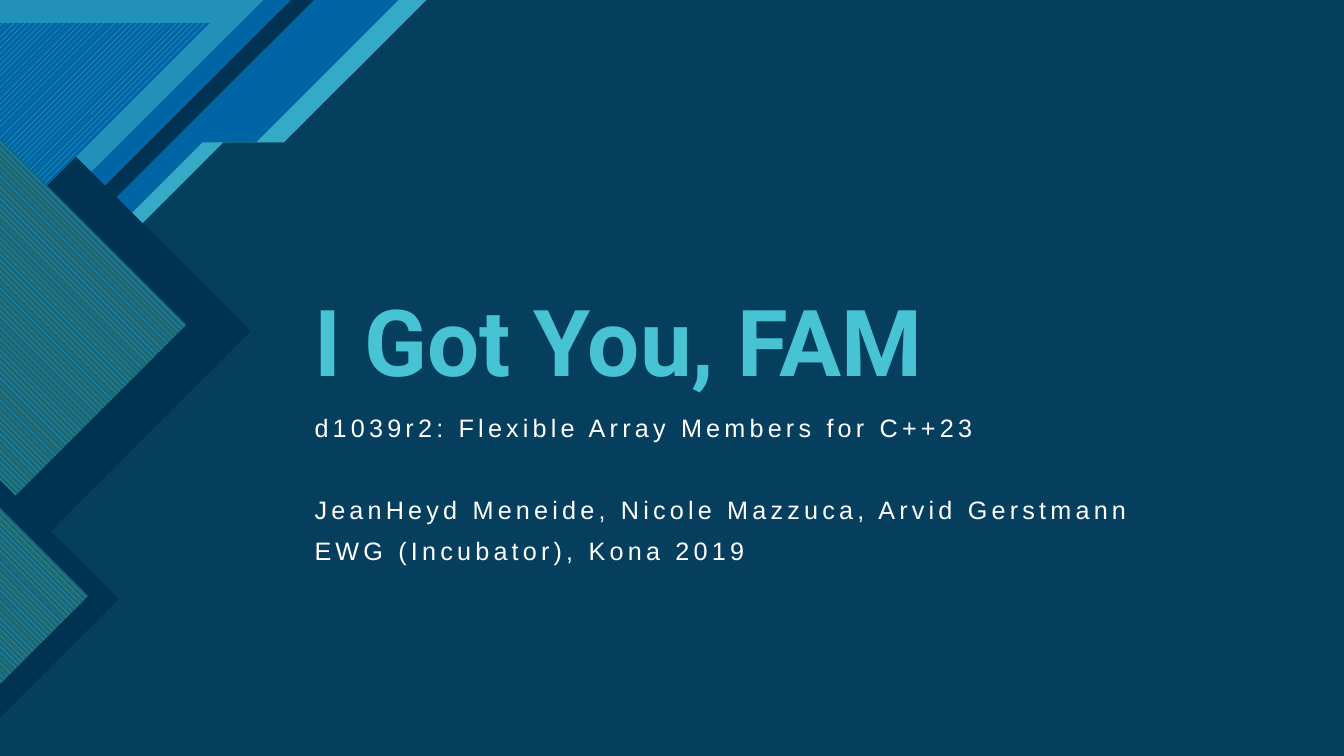
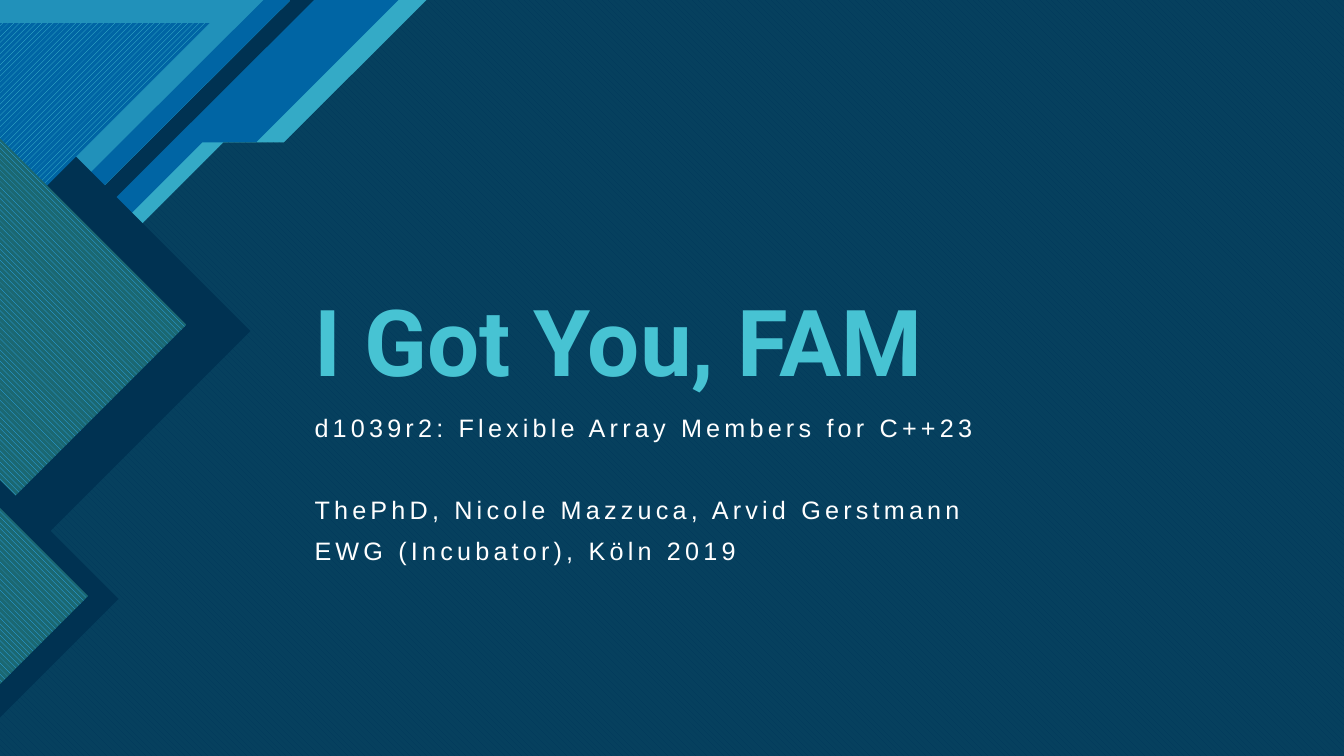
Before and after one commit to ThePhD/future_cxx, a slide deck: slide 1 of papers/presentations/source/d1039r2.pptx. Drawn at 1344x756 pixels with LibreOffice and Linux fonts; fonts in the diff are those of the drawing. Boxes give left, top, right and bottom in pixels: in the first picture for what was removed or moved away, otherwise in the second. Text is boxed around its words. In the diff, an @@ line names an element or a change of style, - is before the commit and + after.

```diff
--- a/papers/presentations/source/d1039r2.pptx
+++ b/papers/presentations/source/d1039r2.pptx
@@ subtitle at bbox=[315, 500, 959, 566]: text changed @@
-JeanHeyd Meneide, Nicole Mazzuca, Arvid Gerstmann
-EWG (Incubator), Kona 2019
+ThePhD, Nicole Mazzuca, Arvid Gerstmann
+EWG (Incubator), Köln 2019
```
Also in this commit, not shown: 5 other slides changed, 6 slides added, 1 slide removed, 9 other files.
